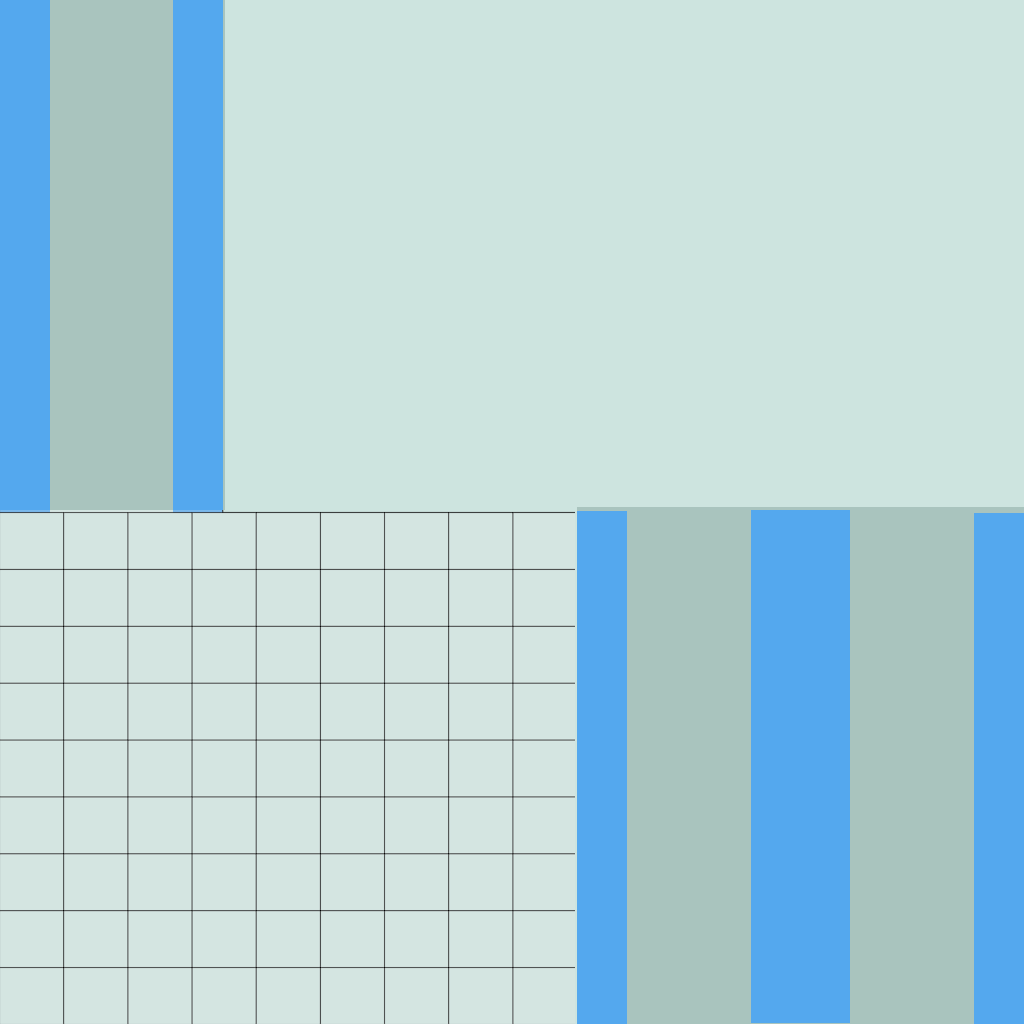
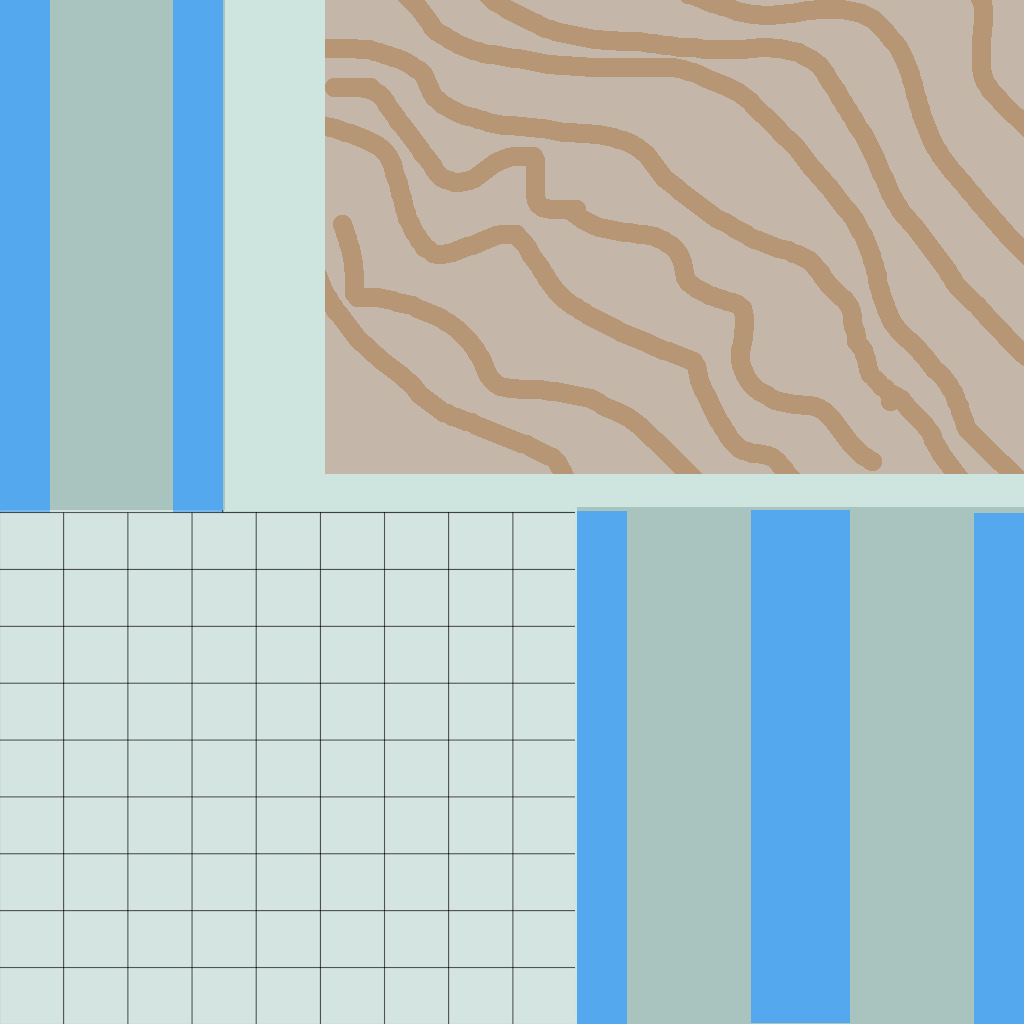
Layers edited between the first and the second 1024px x 1024px image:
painted on "Layer 1" over [325, 0, 1024, 474]
